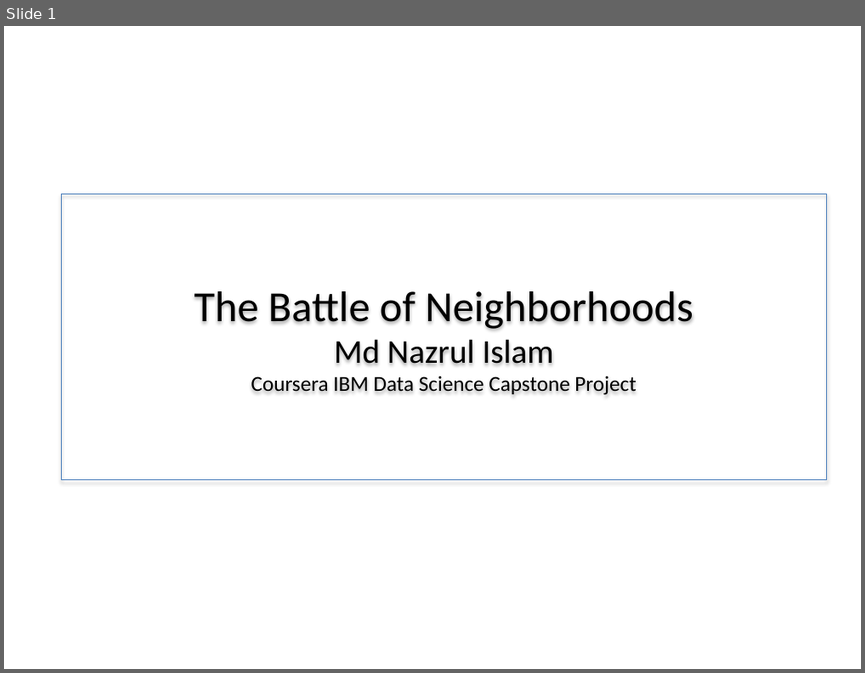
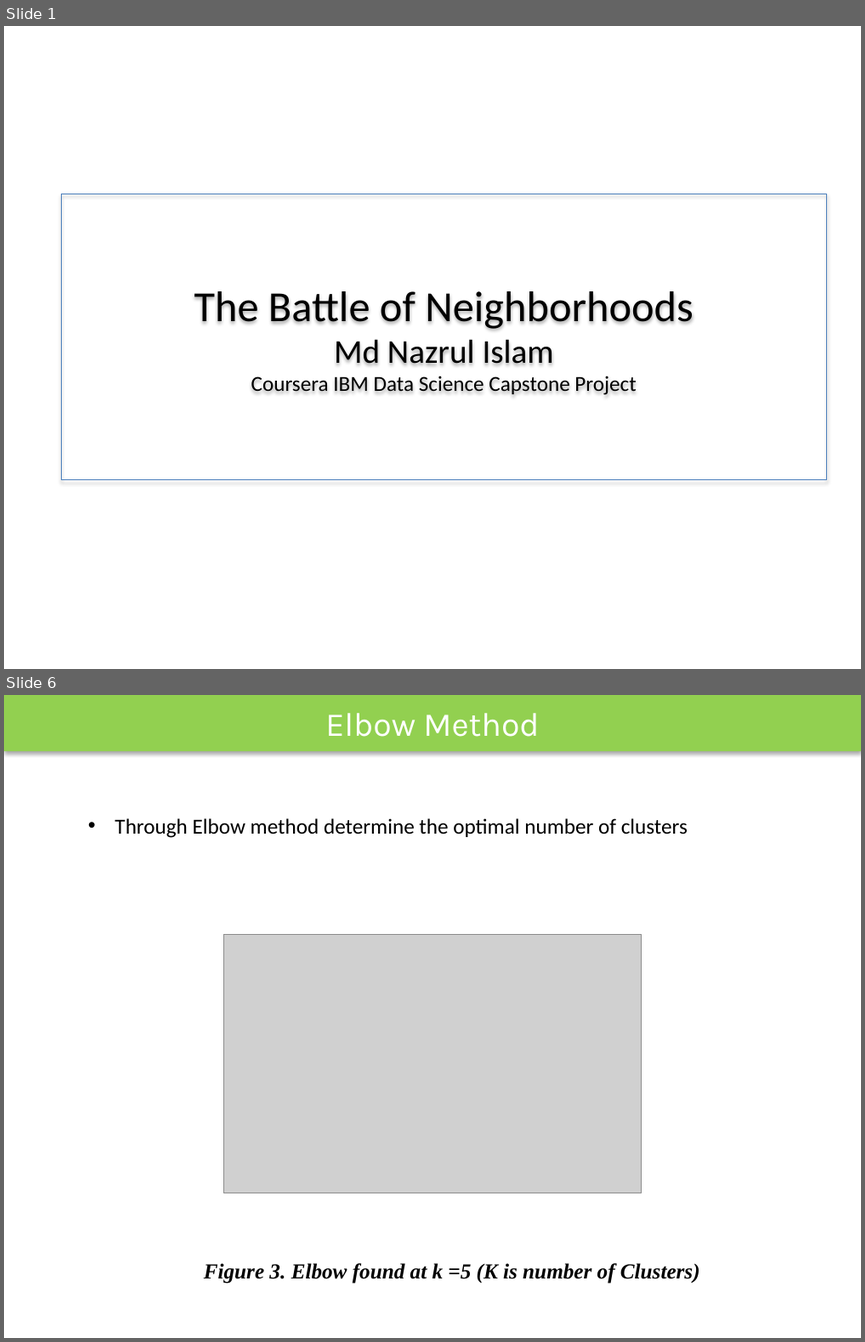
Before and after one commit to nazrulcse2k/data_science_nazrul, a slide deck: The Battle of Neighborhoods.pptx. Shown one above the other, each under a label of ours: slide 1 before the commit, slides 1 and 6 after it; the slides between them are not shown. The pictures are 865x673 and 865x1342 pixels, drawn with LibreOffice and Linux fonts; fonts in the diff are those of the drawing; grey boxes stand for pictures. Boxes give left, top, right and bottom in pixels: in the first picture for what was removed or moved away, otherwise in the second. Text is boxed around its words. In the diff, an @@ line names an element or a change of style, - is before the commit and + after.

```diff
--- a/The Battle of Neighborhoods.pptx
+++ b/The Battle of Neighborhoods.pptx
@@ slide 6 added at (4, 695, 861, 1338), background #FFFFFF @@
@@ rectangle added at (4, 695, 861, 752), fill #92D050, 28 pt, text #FFFFFF @@
+Elbow Method
@@ text added at (114, 818, 687, 838), 18 pt, text #000000 @@
+• Through Elbow method determine the optimal number of clusters
@@ picture added at (223, 934, 642, 1193) @@
@@ text added at (204, 1263, 700, 1283), 18 pt, text #000000, bold, italic @@
+Figure 3. Elbow found at k =5 (K is number of Clusters)
```
Also in this commit, not shown: 5 slides changed, 5 other slides added, 3 other files.
